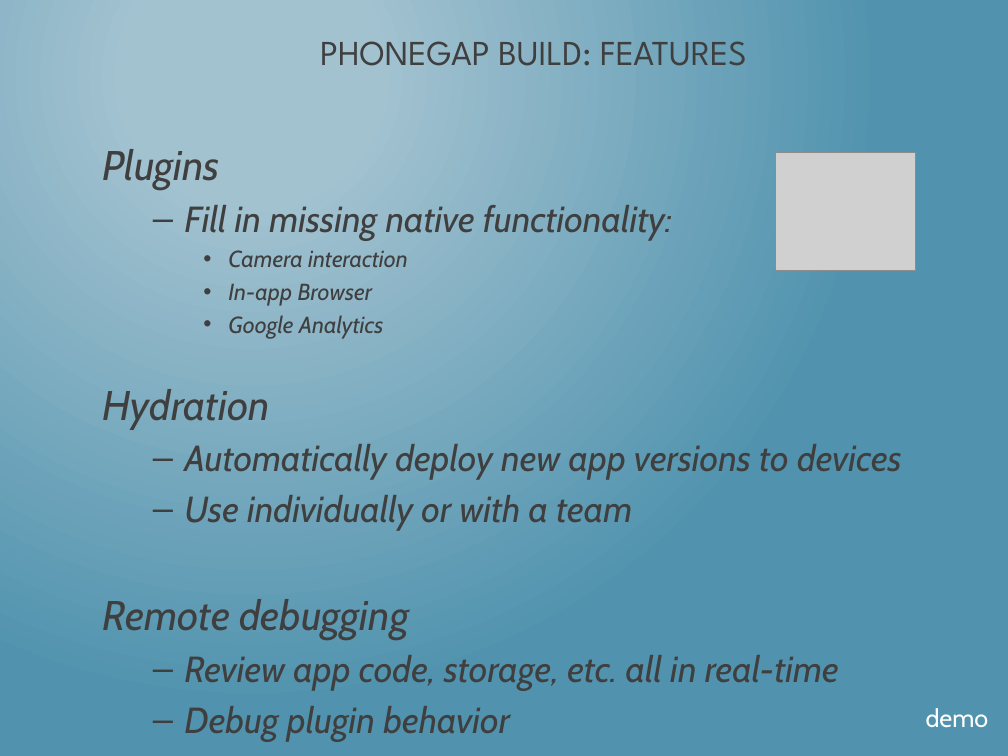
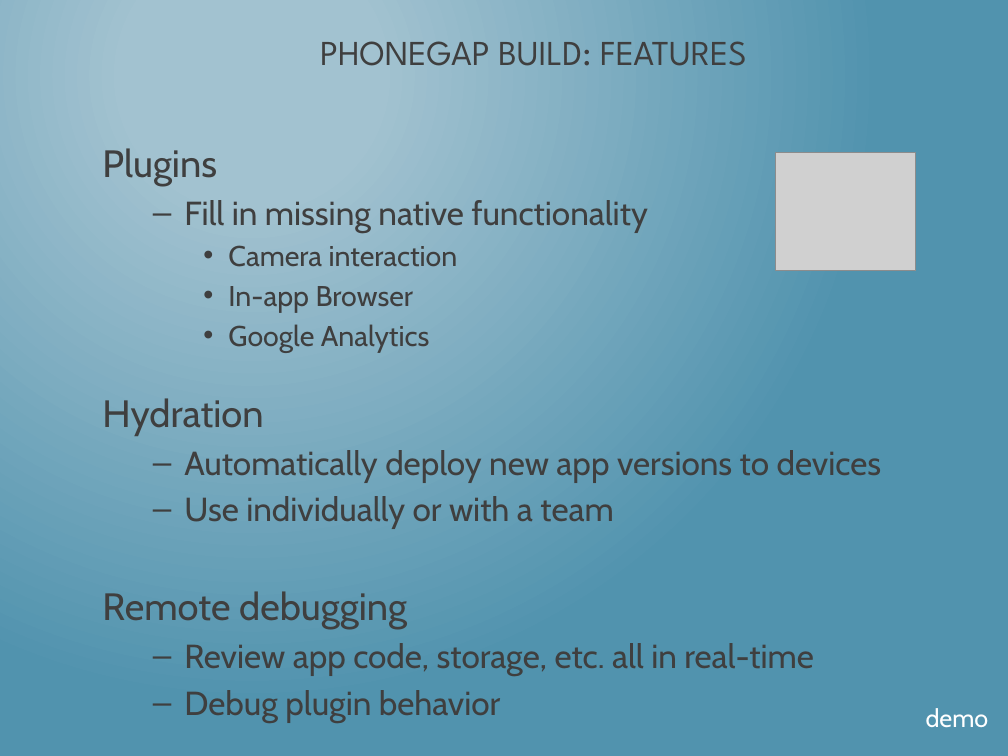
Before and after one commit to dotNetkow/Presentations, a slide deck: slide 30 of 2014-08-11 That Conference - Hybrid Apps/Building PhoneGap Mobile App w KendoUI.pptx (slide 31 before the commit). Drawn at 1008x756 pixels with LibreOffice and Linux fonts; fonts in the diff are those of the drawing; grey boxes stand for pictures. Boxes give left, top, right and bottom in pixels: in the first picture for what was removed or moved away, otherwise in the second. Text is boxed around its words. In the diff, an @@ line names an element or a change of style, - is before the commit and + after.

```diff
--- a/2014-08-11 That Conference - Hybrid Apps/Building PhoneGap Mobile App w KendoUI.pptx
+++ b/2014-08-11 That Conference - Hybrid Apps/Building PhoneGap Mobile App w KendoUI.pptx
@@ text at (x1=102, y1=148, x2=882, y2=723): size 29.6 to 27.2 pt in "Plugins", "Hydration", "Remote debugging"; italic off in "Plugins", "Camera interaction", "In-app Browser", "Google Analytics" and 6 more places; size 16.6 to 20.4 pt in "Camera interaction", "In-app Browser", "Google Analytics"; size 25.9 to 23.8 pt in "Automatically deploy new app versions to devices", "Use individually or with a team", "Review app code, storage, etc. all in ...", "Debug plugin behavior" @@
@@ text at (x1=184, y1=200, x2=648, y2=233): text changed; size 25.9 to 23.8 pt; italic off @@
-  – Fill in missing native functionality:
+  – Fill in missing native functionality
```
Also in this commit, not shown: 14 other slides changed, 1 other file.
